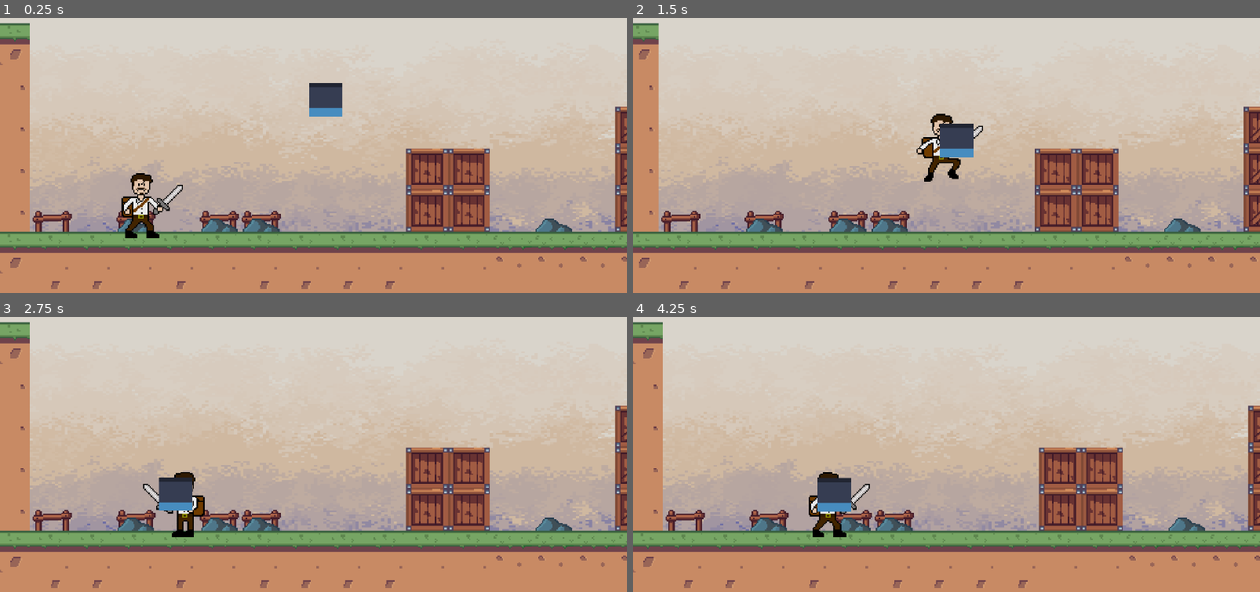
Above: before the commit, frames 1-4 (two rows, left to right).
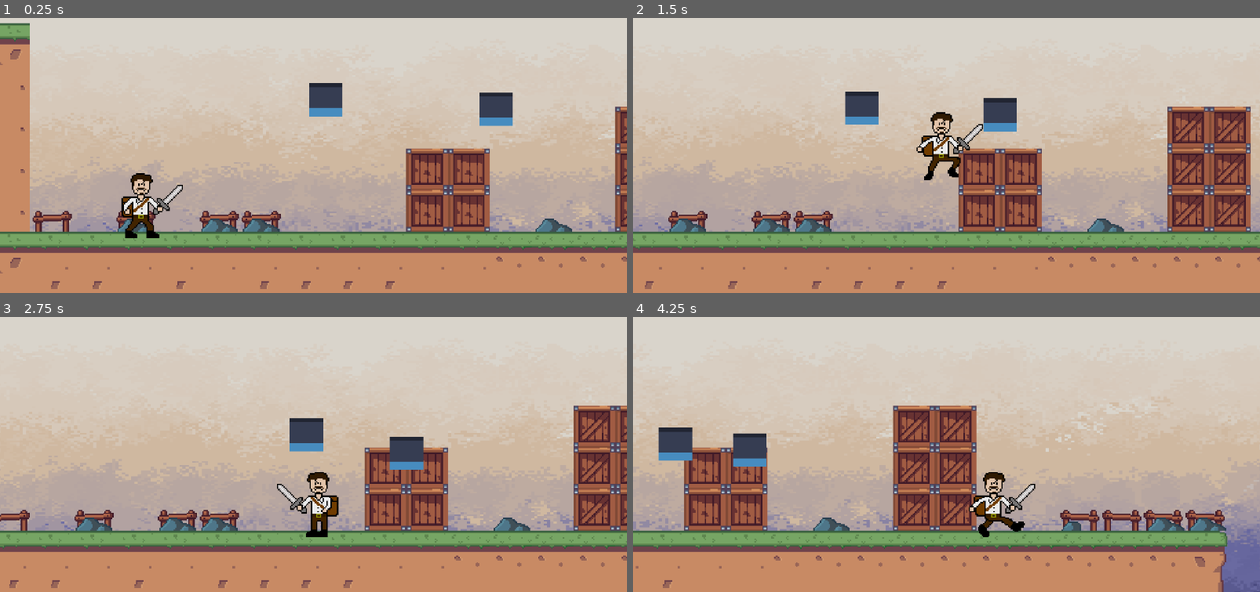
Above: after the commit, the same moments.

Repository: bscott519/ColossalCrisisGame
Game: Godot game, scene res://Scenes/level_1.tscn
Same seed, same stepped clock (60 frames per second), same inputs: the game is played once before the commit and once after it. The engine's default icon, where the game draws it, is replaced by a stand-in: a white triangle on a blue panel in a dark square.
Inputs:
- Up to frame 1 (0.25 s): no input
- Up to frame 2 (1.5 s): hold D (right) from 0.53 s (still down); tap Space (jump) at 0.77 s
- Up to frame 3 (2.75 s): tap Space (jump) at 1.52 s; release D (right) at 2.03 s; hold A (left) from 2.03 s (still down)
- Up to frame 4 (4.25 s): release A (left) at 2.78 s; hold D (right) from 2.78 s (still down); tap Space (jump) at 3.02, 3.77 s

The runs differ from the first frame. In frame 1, 0.7% of the frame differs, in the area x 76-82%, y 27-40%; in frame 2, 23%; in frame 3, 17%; in frame 4, 27%, in the area x 0-100%, y 1-100%.

Commit message:
flying enemy AI complete

Diff:
--- a/Scenes/darkbird.tscn
+++ b/Scenes/darkbird.tscn
@@ -71,6 +71,8 @@
 radius = 13.0
 
 [node name="darkbird" type="CharacterBody2D"]
+collision_layer = 2
+collision_mask = 2
 script = ExtResource("1_7te06")
 
 [node name="AnimatedSprite2D" type="AnimatedSprite2D" parent="."]
--- a/Scenes/level_1.tscn
+++ b/Scenes/level_1.tscn
@@ -81,5 +81,11 @@
 position = Vector2(329, 119)
 
 [node name="enemyOnlyColl" type="StaticBody2D" parent="."]
+collision_layer = 2
+collision_mask = 2
 
 [node name="CollisionPolygon2D" type="CollisionPolygon2D" parent="enemyOnlyColl"]
+polygon = PackedVector2Array(77, 212, 784, 207, 807, 203, 807, 30, 85, 27, 65, 31, 68, 209, 18, 201, 39, -6, 824, 3, 824, 285, 45, 294)
+
+[node name="darkbird2" parent="." instance=ExtResource("4_y8ncn")]
+position = Vector2(460, 128)
